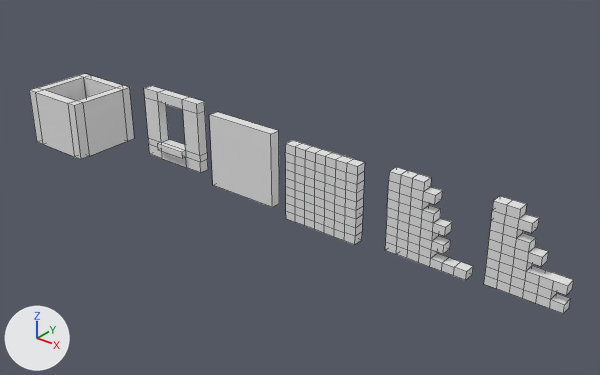
Renders of the Blender file Threee 3 Deee D Hobbieee/brick walls.blend from each side of a commit.
The view is the same before and after, from a 50 mm lens placed at (50.8, -34.6, 25.2), pointed at (20.3, 3.5, 1.6). Lighting does not change. The marker at lower left points along +X, +Y and +Z. The older version comes first. Mesh edges are drawn as thin lines. Materials are left out; every surface is plain grey.
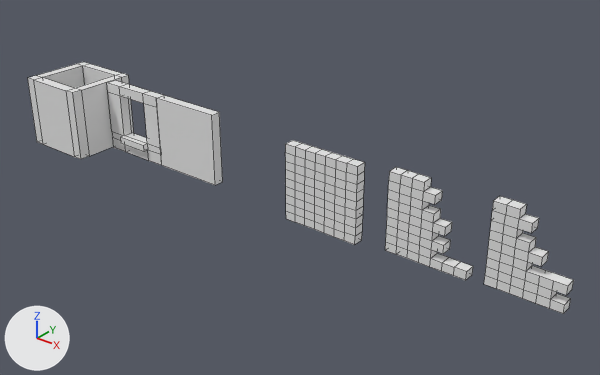
Pixel boxes (x1, y1, x2, y2) of what changed, in the pictures (600 x 375 px):
'Cube.002', moved: before (209, 112, 279, 207); after (156, 95, 222, 185)
'Cube', rescaled (14% taller): before (29, 74, 134, 159); after (28, 62, 134, 159)
'Cube.001', moved: before (144, 86, 208, 173); after (107, 80, 164, 165)

What the commit changed:
me_cube is used by ob_cube; location (0.0, 0.0, 1.01).
me_cube had 32 vertices, 32 faces and spanned x -3.01..2.41, y -0.39..4.85, z -1.0..3.25.
me_cube now has 32 vertices, 32 faces and spans x -3.01..2.41, y -0.39..4.85, z -1.0..4.23.
me_cube part 1: the whole mesh is scaled about its middle by (1, 1, 1.23), then moved by (0.0, 0.0, 0.49).
me_cube_002 is used by ob_cube_002; location (13.23, 3.33, 0.01); rotation (1.571, 0.0, 0.0), in degrees (90, 0, 0).
me_cube_002 had 8 vertices, 6 faces and spanned x 0.0..5.42, y 0.0..5.23, z 0.0..0.75.
me_cube_002 now has 8 vertices, 6 faces and spans x -5.28..0.14, y 0.0..5.23, z -0.06..0.7.
me_cube_002 part 2: the whole mesh is moved by (-5.28, 0.0, -0.06).
Object 'Cube.001' (ob_cube_001) moves from (5.67, 4.27, 0.01) to (2.54, 3.4, 0.01).
